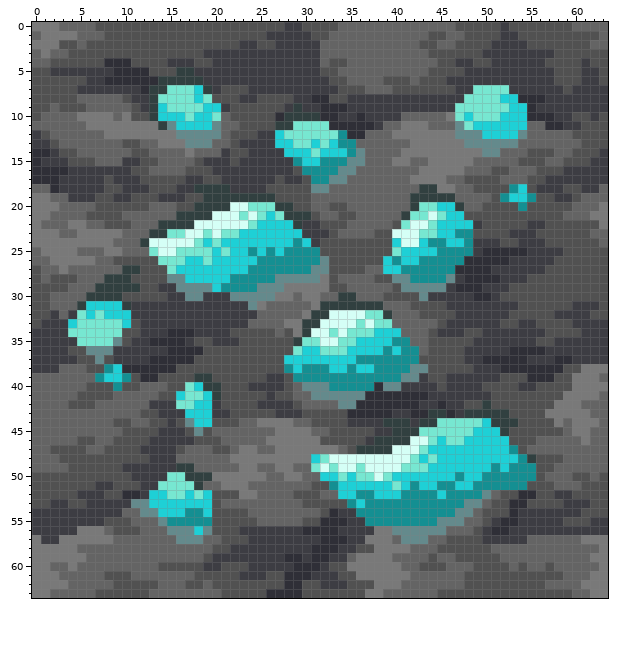
A pixel-art sprite gets an edit: textures/blocks/deepslate/deepslate_diamond_ore.png. The picture above is the old version.
The file is 64x64 pixels.
The result:
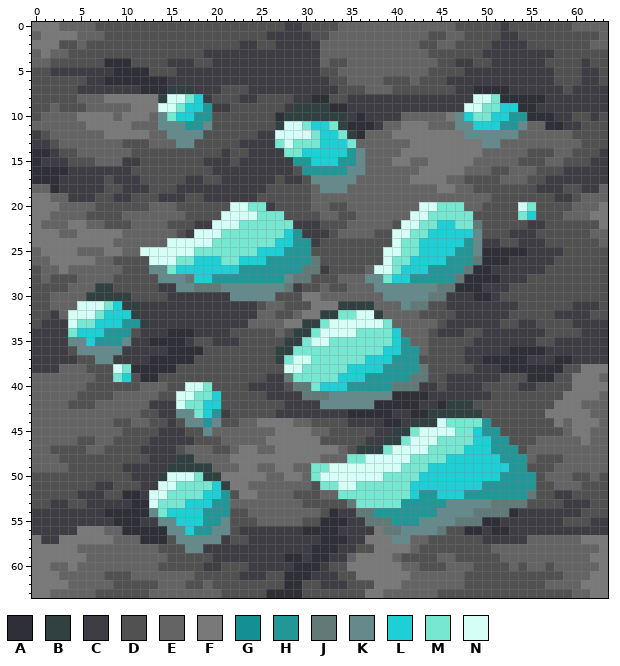
Palette (. is transparent): A #2f2f37  B #314040  C #3d3d43  D #515151  E #646464  F #797979  G #148f92  H #239698  J #617977  K #648a8c  L #1ed0d6  M #77e7d1  N #d5fff6
What changed:
Changed rows in their new state; - is an unchanged pixel.
first column x 4:
 5 ------------CC--------------------------------------
 6 ----------ACCCC-------------------------------------
 7 ---------AABBBCC-----------------------------AAAA---
 8 ----FFFFFFBNN--C----------------------------CNN-AA--
 9 -------FFFNN-LLHC---------BBB--------------CNN--L-A-
10 -------FFEKM-LHHDD----------BBB------------K---L-HH-
11 -------EEEK-KHHKDDD-----NN-LLMB-------------K---HHK-
12 ---------EEK---DDD-----NNNN-LLMB-----------F--KKKKE-
13 --------D-EEK-DDDD-----MN--ML-LM------------FF--EE--
14 ---------DDDDDDDD-------MM-L---H--------------EE----
15 ----------DDDD-----------HH-LLHH--------------------
16 ---------DDDD-------------HHHHH-K-------------------
17 ---------------------------KK--K--------------------
18 --------------CCCC---------E-KK--------EE--------DD-
19 ---------------CCCCCCDD---------------EEEEE-----DDDD
20 --------------DDDD----CDD-------------ENNMMM------NM
21 ------------EDDDD--N--M-DDD----------ENNM-MMM-----ML
22 ----------EDDDCC---M-MMMMC-----------N-M---MMJ------
23 ---------EEEDC-N---MMMMM-H------------M-L--LLK------
24 --------EEE---NN-MMMMMM--HH---------NMM-LL--HK------
25 --------NN--NN--M-MMM-L-HHHD-------NNMM--LLHHK------
26 ---------NNN-M-L-MM--LHHHHHJD------NMM-LLLHHHJ------
27 ------DD-KK--------HHHHHHHJJC-----NNMLLLHHHHJ-------
28 ----EDD---K--J--HHHHHHHH-JJDD----KKMLLHHHHHJ--------
29 -----DDD------JJJKKKK---JCDDE-----KKK----JJ---------
30 ------B------CC--------DDD----EE---KKKK-JJ----------
31 -NNNM--B------------CD--DDD-FF----E--KJJ------------
32 NNN----B---------------DD--F-BMM-NBE----------------
33 N--LLLHHB-------------------M---N-N-----------------
34 -LLLHHH------------------B-M-N-N--MM----------------
35 KKLHHHK-----------------B--N-M--MMMMLH--------------
36 -K---K-----------------BB-MM---MMMML-HH-------------
37 ----K------------------BMNNMMMMMMLLLHHH-------------
38 ----DNM-----------------NNMMMMML--LHHHHJ------------
39 ---DDML-------DD--------JMMMMMLLLHHHHHJJ------------
40 -----D-------NNMD--------JJMLLLHHHHHJJJ-------------
41 ------------NN-ML------CCCJJJ----KKK----------------
42 ------------N-M-L----DDD-CCCKK--KK--------BBB-D-----
43 ------------KKM-H---------CCCCC-----------BB--DDD---
44 --------------KHK------------------AACB--N----HDDD--
45 --------------DK----------------------MNNNN---HHD---
46 ----------------------------------C--M--NM--M--HH---
47 -----------------------------------M---NMMMM---HHH--
48 ------------BB-------------FEEEMM------M-M------HHHE
49 -----------B--BB------------MN--N--------------L-HHD
50 ----------BNNNM-B----------MNNNNNN--MMM----L--LLHHHH
51 ----------NN--MMLB----------MMNNMMMM-ML--LL--LHHHHHH
52 ---------NN--M--LH------------MMMMMMMMLHH-LLHHHHHHHJ
53 -------AANMMM---HH-------------JMMMMMHHHHHKK--KJJJJ-
54 ----AAAAA-M--LLHHH--------------JJHHHHHHHKK--JJJJ---
55 ----CAAACC-KLLLHHK---------------JJJHHHKK--JJJAACC--
56 -----EAAAAA--LHHKK-----------------JJ----JDDAA------
57 --------AAAD---KKC------------------K-EEDD----------
58 ----------DDDKKCCC---------------------DD-----------
59 -----------DDDD----------------------DDD------------
